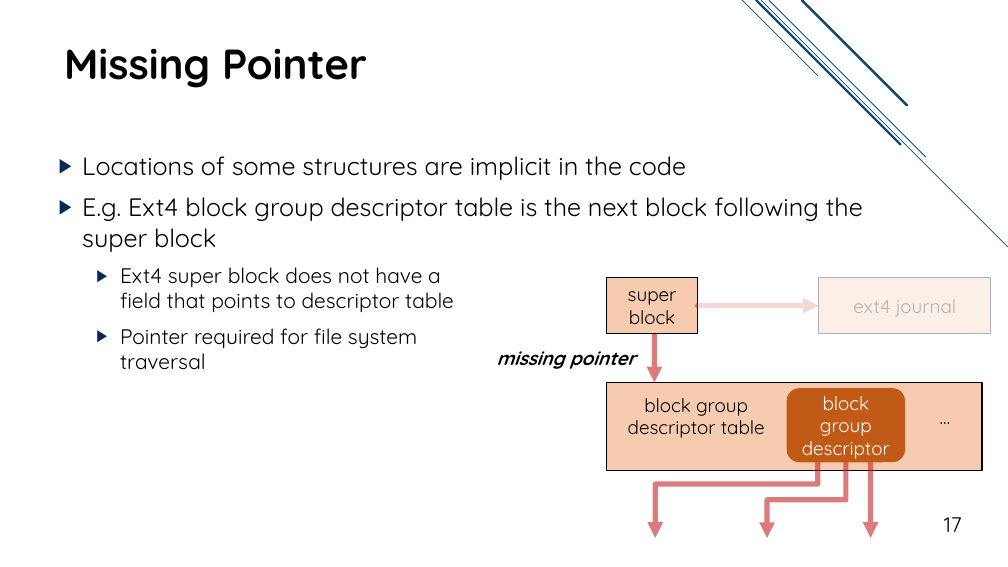
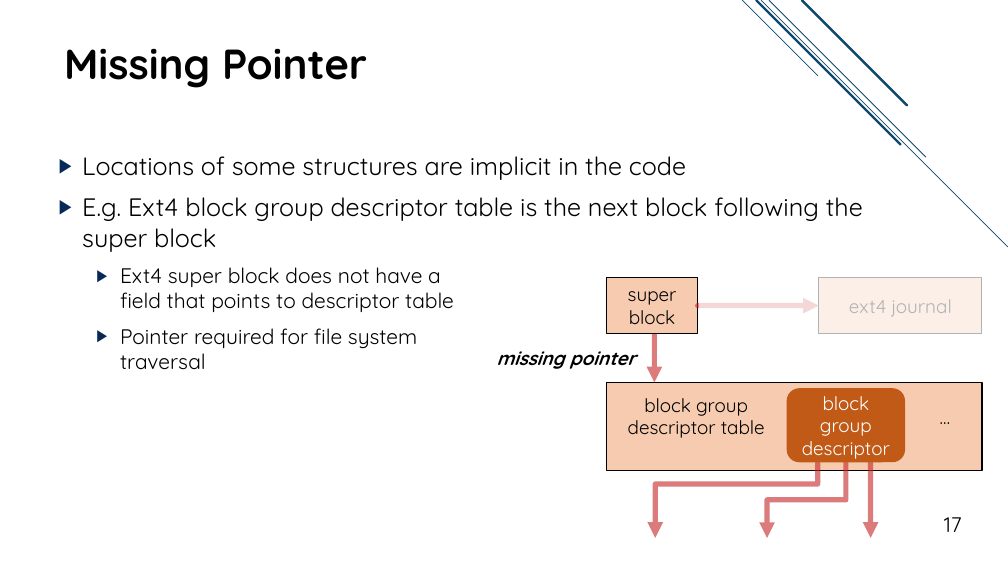
Before and after one commit to jacksun007/spiffy-paper, a slide deck: slide 17 of talk/spiffy_talk.pptx. Drawn at 1008x567 pixels with LibreOffice and Linux fonts; fonts in the diff are those of the drawing. Boxes give left, top, right and bottom in pixels: in the first picture for what was removed or moved away, otherwise in the second. Text is boxed around its words. In the diff, an @@ line names an element or a change of style, - is before the commit and + after.

```diff
--- a/talk/spiffy_talk.pptx
+++ b/talk/spiffy_talk.pptx
@@ rectangle resized from (x1=699, y1=274, x2=1001, y2=351) to (x1=699, y1=268, x2=991, y2=345) @@
@@ rectangle "ext4 journal" resized from (x1=819, y1=278, x2=991, y2=333) to (x1=819, y1=278, x2=982, y2=333) @@
```
Also in this commit, not shown: 11 other slides changed, 5 slides added.
